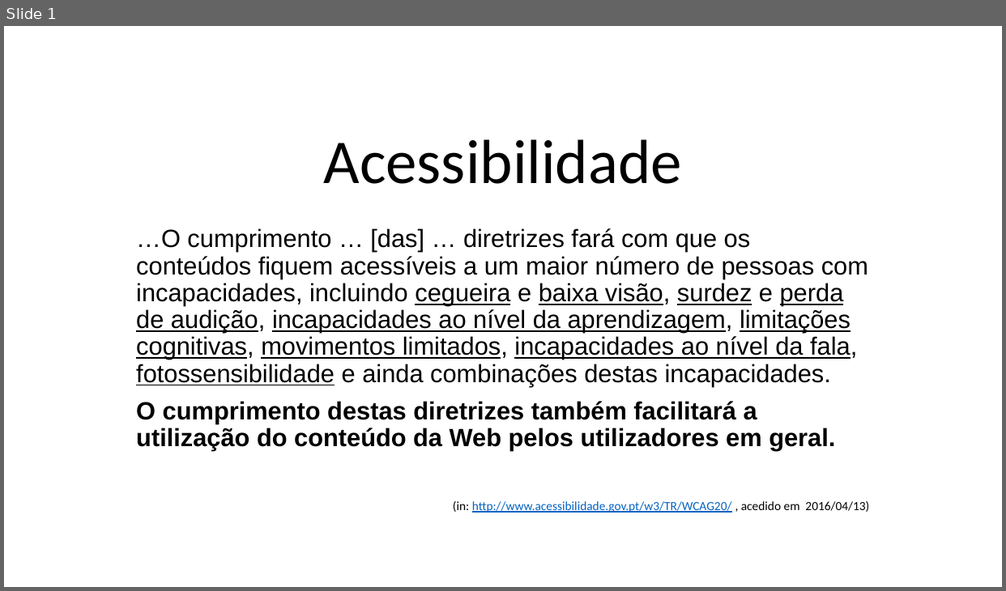
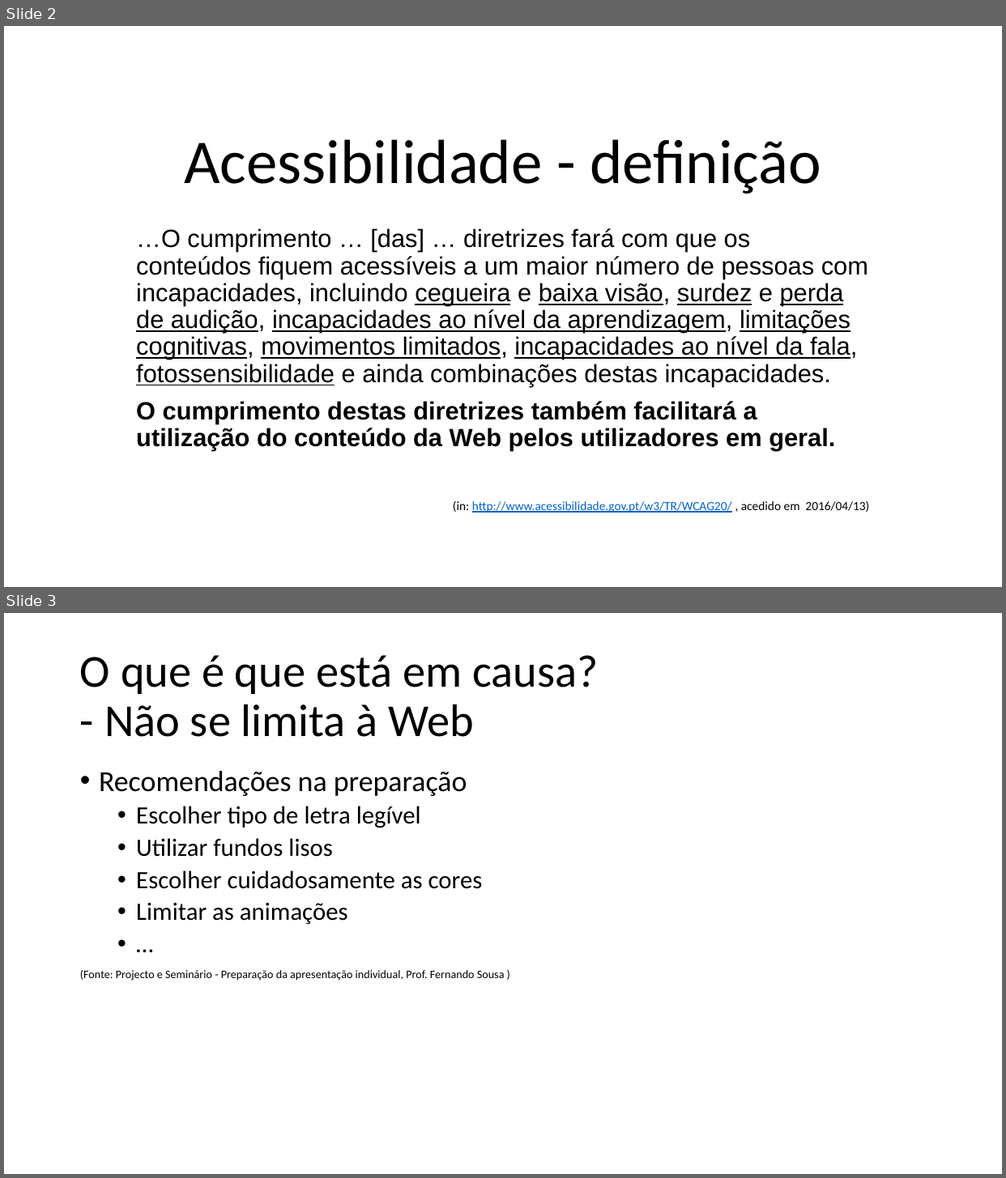
Before and after one commit to aborba/tertulias-nodejs, a slide deck: docs/Accessibility a22908.pptx. Shown one above the other, each under a label of ours: slide 1 before the commit, slides 2 and 3 after it. The pictures are 1006x591 and 1006x1178 pixels, drawn with LibreOffice and Linux fonts; fonts in the diff are those of the drawing. Boxes give left, top, right and bottom in pixels: in the first picture for what was removed or moved away, otherwise in the second. Text is boxed around its words. In the diff, an @@ line names an element or a change of style, - is before the commit and + after.

Commit message:
Apresentação individual - versão entregue no Thoth

```diff
--- a/docs/Accessibility a22908.pptx
+++ b/docs/Accessibility a22908.pptx
@@ slide 3 added at <box>4,613,1002,1174</box>, background #FFFFFF @@
@@ title added at <box>80,655,599,737</box>, 44 pt, text #000000 @@
+O que é que está em causa?
+- Não se limita à Web
@@ text added at <box>80,771,505,981</box>, 24 pt, text #000000 @@
+• Recomendações na preparação
+  • Escolher tipo de letra legível
+  • Utilizar fundos lisos
+  • Escolher cuidadosamente as cores
+  • Limitar as animações
+  • …
+(Fonte: Projecto e Seminário - Preparação da apresentação individual, Prof. Fernando Sousa )
@@ what was slide 1 is now slide 2 @@
@@ slide 2 changed as well @@
@@ title at <box>184,139,821,194</box>: text changed @@
-Acessibilidade
+Acessibilidade - definição
```
Also in this commit, not shown: 3 other slides changed, 3 other slides added, 3 slides removed, 1 other file.
